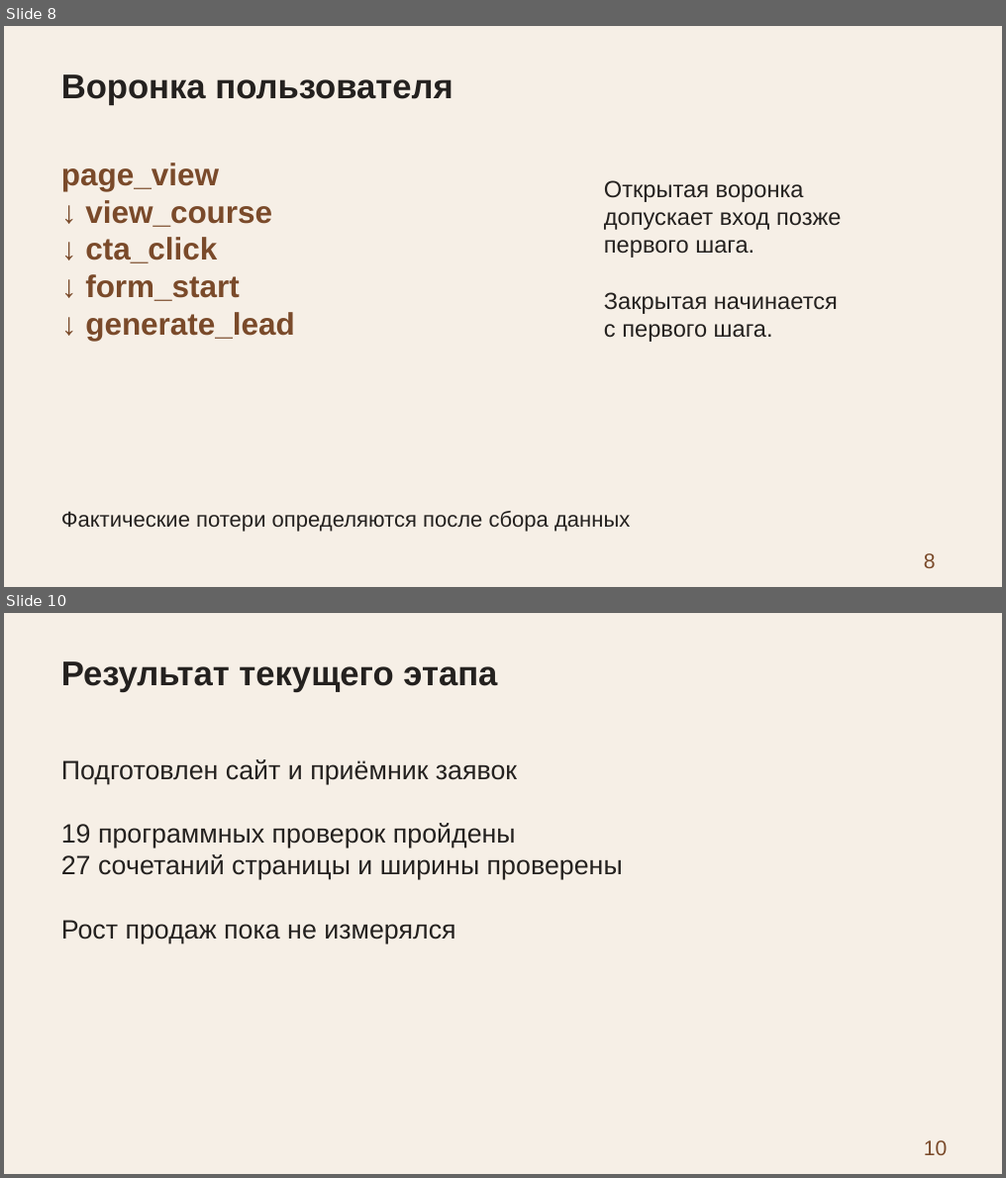
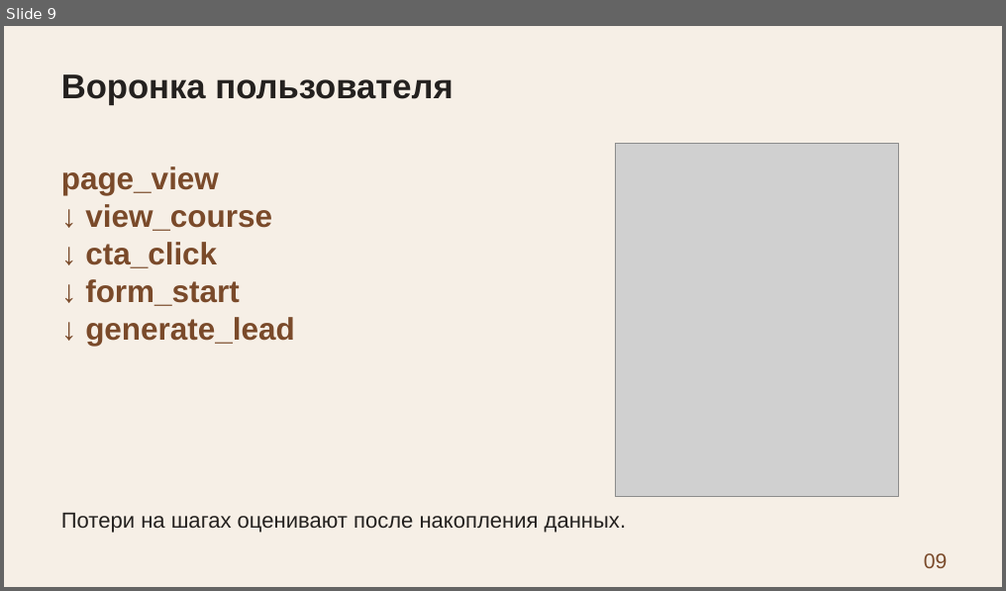
Before and after one commit to 4youmans/funnel-project, a slide deck: kursovaya_rabota/zerno7/presentation/zashchita.pptx. Shown one above the other, each under a label of ours: slides 8 and 10 before the commit, slide 9 after it; the slides between them are not shown. The pictures are 1006x1178 and 1006x591 pixels, drawn with LibreOffice and Linux fonts; fonts in the diff are those of the drawing; grey boxes stand for pictures. Boxes give left, top, right and bottom in pixels: in the first picture for what was removed or moved away, otherwise in the second. Text is boxed around its words. In the diff, an @@ line names an element or a change of style, - is before the commit and + after.

```diff
--- a/kursovaya_rabota/zerno7/presentation/zashchita.pptx
+++ b/kursovaya_rabota/zerno7/presentation/zashchita.pptx
@@ slide 10 removed at <box>4,613,1002,1174</box>, background #F6EFE6 @@
@@ text removed at <box>61,662,497,692</box> @@
-Результат текущего этапа
@@ text removed at <box>61,760,623,944</box> @@
-Подготовлен сайт и приёмник заявок
-19 программных проверок пройдены
-27 сочетаний страницы и ширины проверены
-Рост продаж пока не измерялся
@@ text removed at <box>924,1141,947,1156</box> @@
-10
@@ what was slide 8 is now slide 9 @@
@@ slide 9 changed as well @@
@@ picture added at <box>616,143,899,497</box> @@
@@ text "page_view": place and size @@
-text "page_view" at <box>61,163,295,341</box>
+text "page_view" at <box>61,167,295,346</box>
@@ text removed at <box>604,180,842,342</box> @@
-Открытая воронка
-допускает вход позже
-первого шага.
-Закрытая начинается
-с первого шага.
@@ text at <box>61,513,626,533</box>: text changed @@
-Фактические потери определяются после сбора данных
+Потери на шагах оценивают после накопления данных.
@@ text at <box>924,554,947,569</box>: text changed @@
-8
+09
```
Also in this commit, not shown: 2 other slides changed, 11 slides added, 8 other slides removed, 1 other file.
